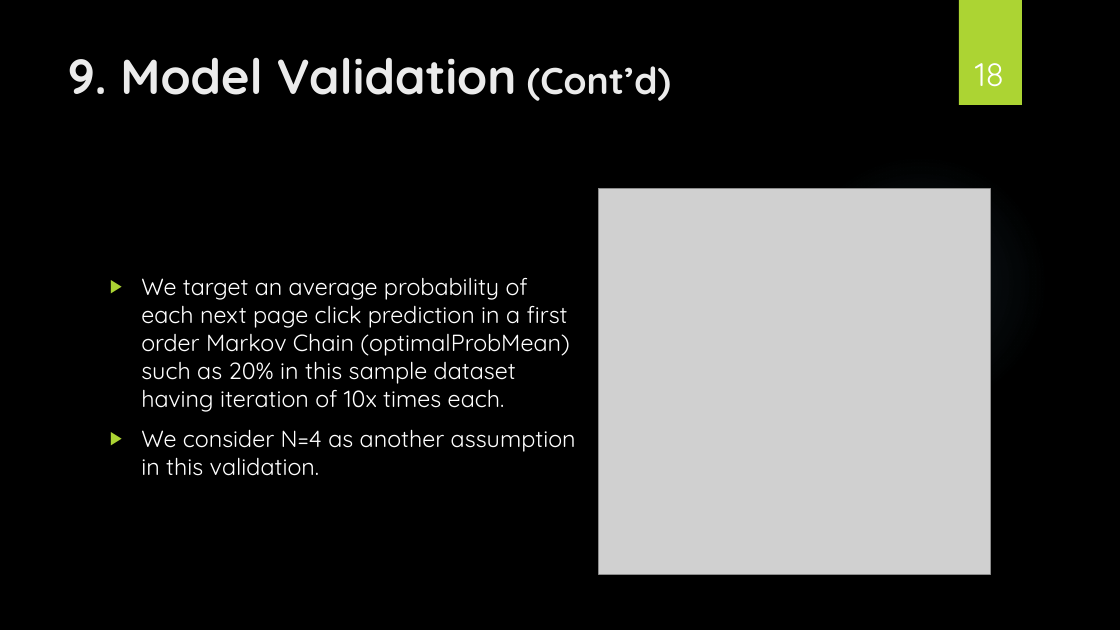
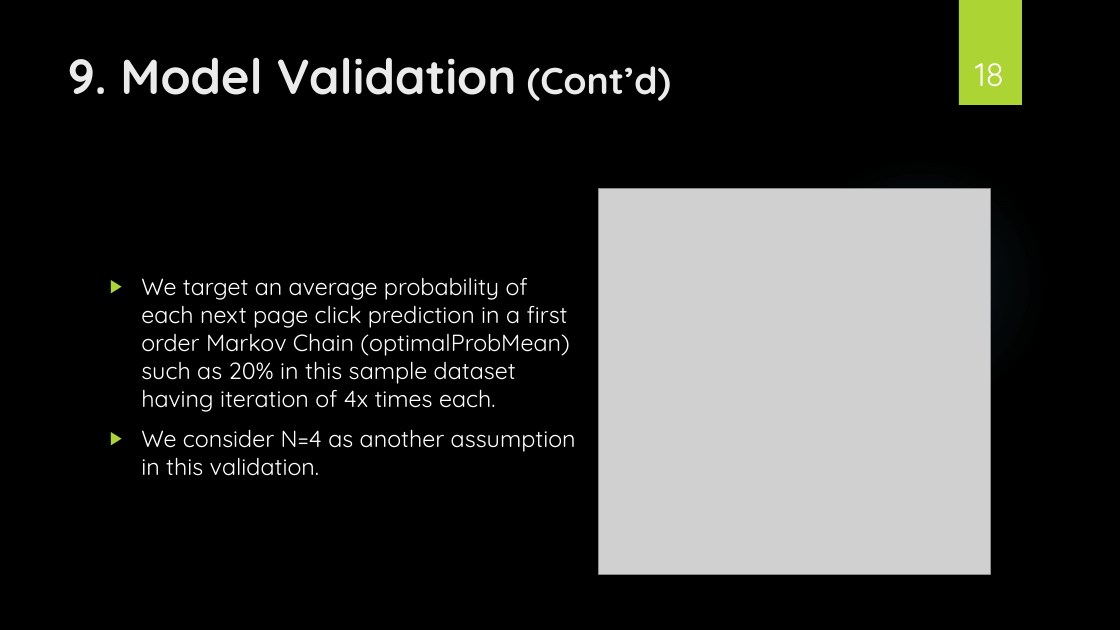
Before and after one commit to payamkarbasi/MyCapstone_RyersonUniv, a slide deck: slide 18 of CAPSTONE-Presentation-PayamKarbasi_5.ppsx. Drawn at 1120x630 pixels with LibreOffice and Linux fonts; fonts in the diff are those of the drawing; grey boxes stand for pictures; background and template pictures are left out. Boxes give left, top, right and bottom in pixels: in the first picture for what was removed or moved away, otherwise in the second. Text is boxed around its words. In the diff, an @@ line names an element or a change of style, - is before the commit and + after.

```diff
--- a/CAPSTONE-Presentation-PayamKarbasi_5.ppsx
+++ b/CAPSTONE-Presentation-PayamKarbasi_5.ppsx
@@ text at [141, 278, 569, 412]: text changed @@
-▶ We target an average probability of each next page click prediction in a first order Markov Chain (optimalProbMean) such as 20% in this sample dataset having iteration of 10x times each.
+▶ We target an average probability of each next page click prediction in a first order Markov Chain (optimalProbMean) such as 20% in this sample dataset having iteration of 4x times each.
```
Also in this commit, not shown: 2 other slides changed.
